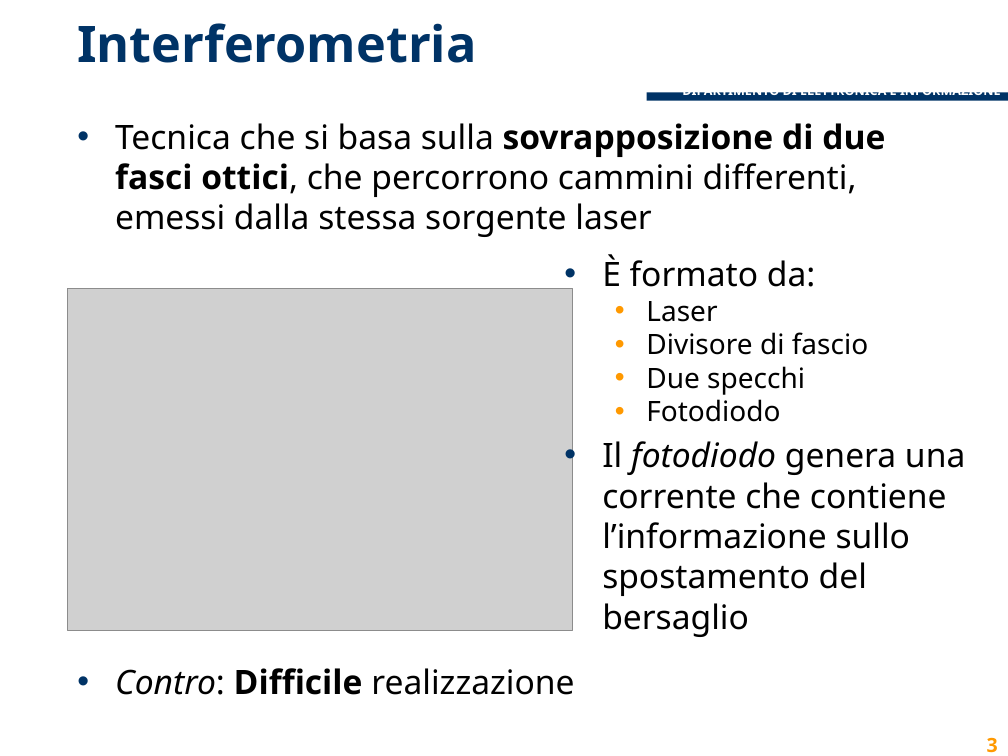
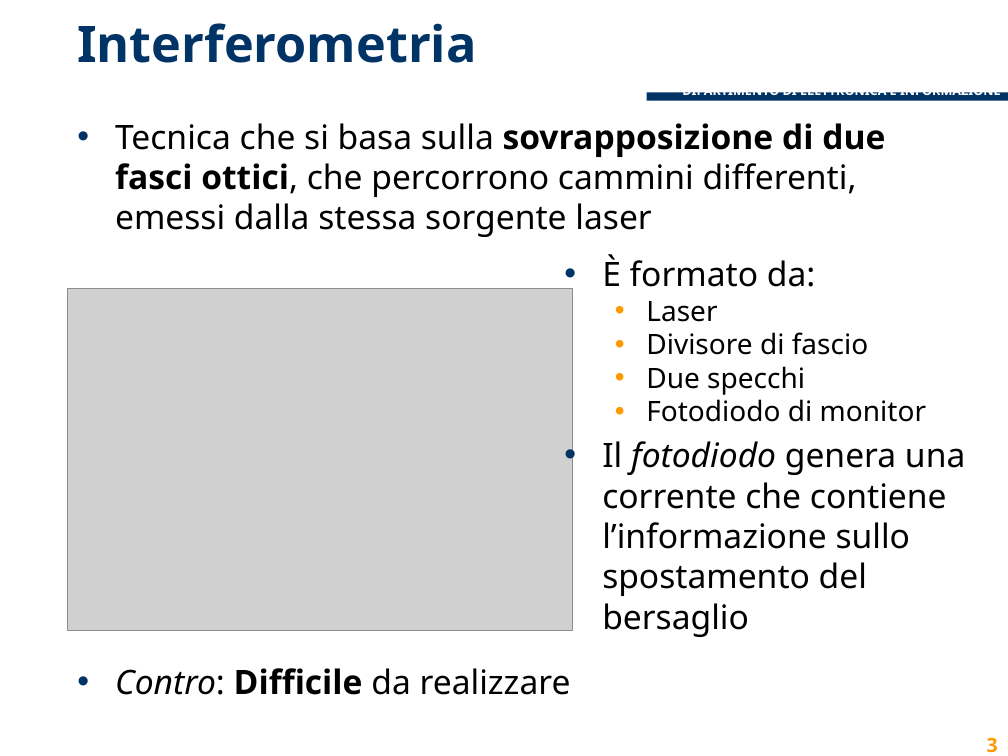
Before and after one commit to lcavagnispolimi/thesis_latex, a slide deck: slide 3 of presentazione_discussione.pptx. Drawn at 1008x756 pixels with LibreOffice and Linux fonts; fonts in the diff are those of the drawing; grey boxes stand for pictures; background and template pictures are left out. Boxes give left, top, right and bottom in pixels: in the first picture for what was removed or moved away, otherwise in the second. Text is boxed around its words. In the diff, an @@ line names an element or a change of style, - is before the commit and + after.

```diff
--- a/presentazione_discussione.pptx
+++ b/presentazione_discussione.pptx
@@ text at (646, 399, 926, 422): text changed @@
-  • Fotodiodo
+  • Fotodiodo di monitor
@@ text at (115, 668, 571, 695): text changed @@
-• Contro: Difficile realizzazione
+• Contro: Difficile da realizzare
```
Also in this commit, not shown: 6 other slides changed, 1 slide added, 2 slides removed.
